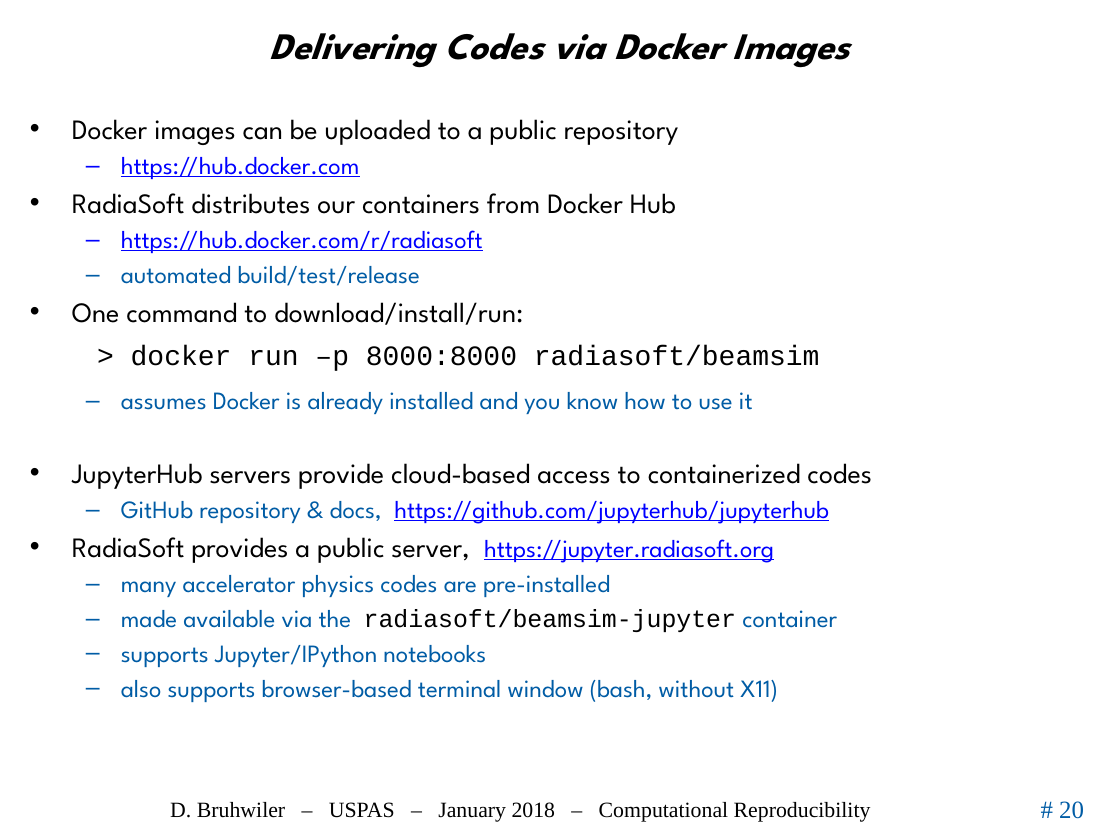
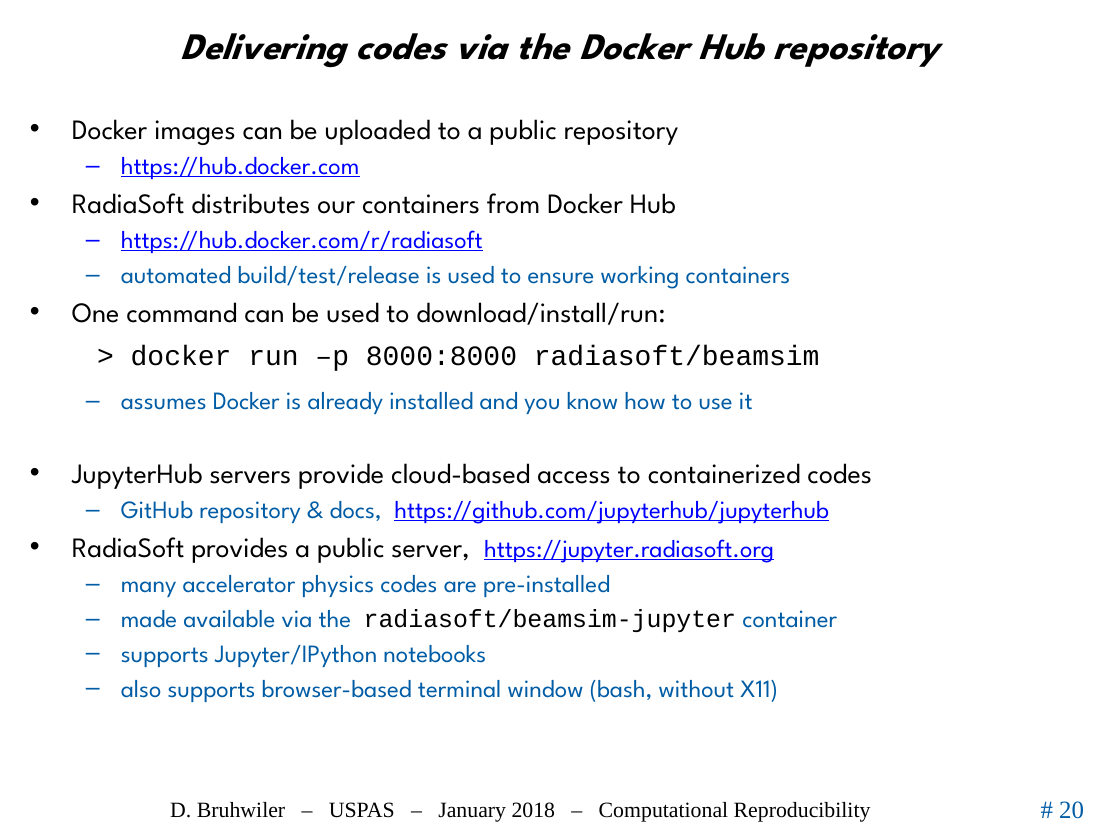
Before and after one commit to uspas/simbeamplasma18, a slide deck: slide 20 of computational_reproducibility/lecture/2018_ComputationalReproducibility_Bruhwiler_USPAS.pptx. Drawn at 1120x840 pixels with LibreOffice and Linux fonts; fonts in the diff are those of the drawing; background and template pictures are left out. Boxes give left, top, right and bottom in pixels: in the first picture for what was removed or moved away, otherwise in the second. Text is boxed around its words. In the diff, an @@ line names an element or a change of style, - is before the commit and + after.

```diff
--- a/computational_reproducibility/lecture/2018_ComputationalReproducibility_Bruhwiler_USPAS.pptx
+++ b/computational_reproducibility/lecture/2018_ComputationalReproducibility_Bruhwiler_USPAS.pptx
@@ title at [181, 33, 939, 68]: text changed @@
-Delivering Codes via Docker Images
+Delivering codes via the Docker Hub repository
@@ text at [72, 266, 791, 325]: text changed; size 18 to 16 pt; text colour #000000 to #005CA5 @@
-  – automated build/test/release
-• One command to download/install/run:
+  – automated build/test/release is used to ensure working containers
+• One command can be used to download/install/run:
```
Also in this commit, not shown: 1 slide added.
